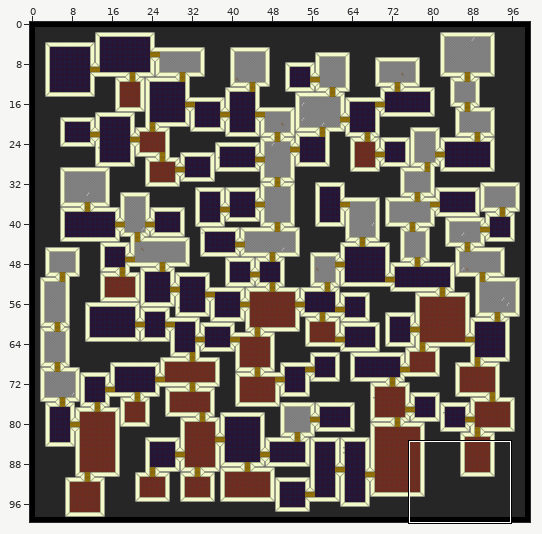
Two states of a Tiled map, desktop/Maps/test.tmx. Above, an overview of the earlier version with the close-up marked.
Close-up. As it was:
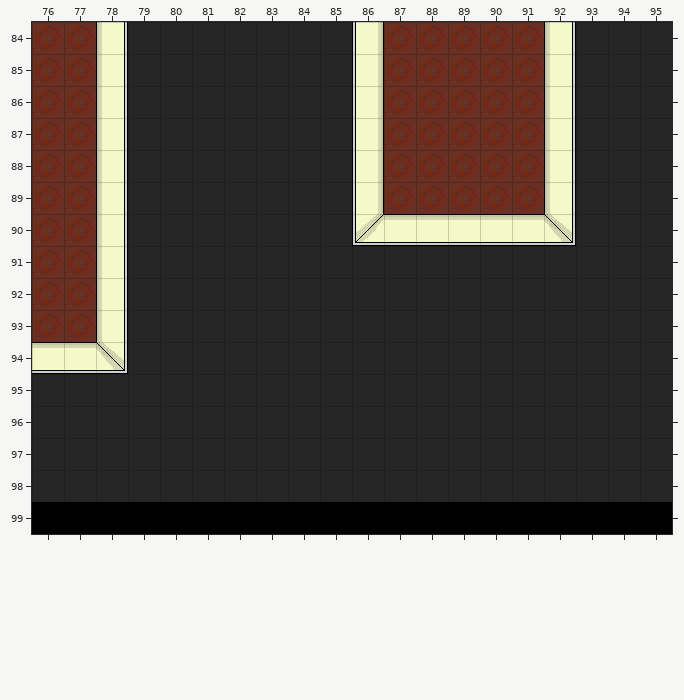
Cells are 32x32 px. Shown: x 76..95, y 84..99. The commit also changed other parts of the map, which this record leaves out.
After the commit:
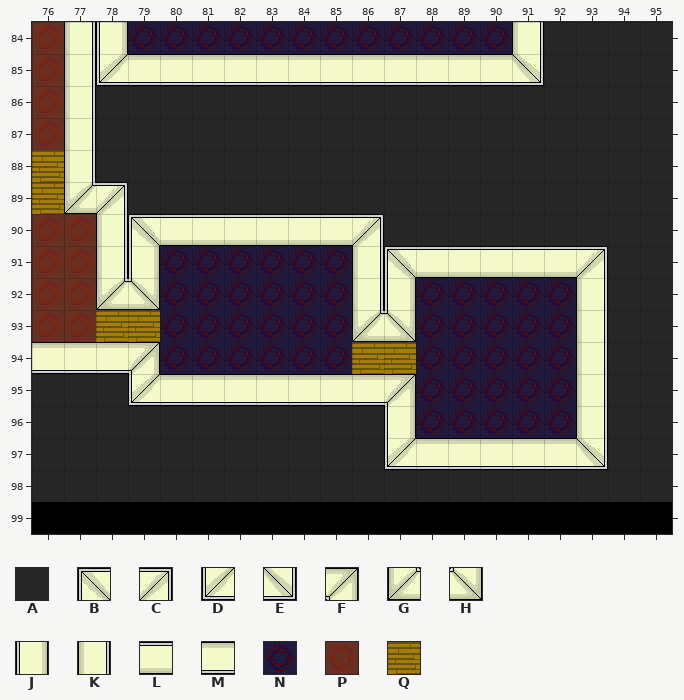
Key: from "Office01": A 0, B 2, C 3, D 4, E 5, F 7, G 8, H 9, J 10, K 20, L 30, M 40, N 60, P 70, Q 99.
_ is an empty cell.
The edit:
{"where": "layer \"tileLayer\""}
{"y":84,"x":77,"old":"PKAAAAAAAJPPPPPK","new":"KJNNNNNNNNNNNNKA"}
{"y":85,"x":77,"old":"PKAAAAAAAJPPPPPK","new":"KDMMMMMMMMMMMMEA"}
{"y":86,"x":77,"old":"PK","new":"KA"}
{"y":86,"x":86,"old":"JPPPPPK","new":"AAAAAAA"}
{"y":87,"x":77,"old":"PK","new":"KA"}
{"y":87,"x":86,"old":"JPPPPPK","new":"AAAAAAA"}
{"y":88,"x":76,"old":"PPK","new":"QKA"}
{"y":88,"x":86,"old":"JPPPPPK","new":"AAAAAAA"}
{"y":89,"x":76,"old":"PPK","new":"QGC"}
{"y":89,"x":86,"old":"JPPPPPK","new":"AAAAAAA"}
{"y":90,"x":79,"old":"AAAAAAADMMMMME","new":"BLLLLLLCAAAAAA"}
{"y":91,"x":79,"old":"AAAAAAAAAAAAAAA","new":"JNNNNNNKBLLLLLC"}
{"y":92,"x":78,"old":"KAAAAAAAAAAAAAAA","new":"GHNNNNNNKJNNNNNK"}
{"y":93,"x":78,"old":"KAAAAAAAAAAAAAAA","new":"QQNNNNNNGHNNNNNK"}
{"y":94,"x":78,"old":"EAAAAAAAAAAAAAAA","new":"MFNNNNNNQQNNNNNK"}
{"y":95,"x":79,"old":"AAAAAAAAAAAAAAA","new":"DMMMMMMMFNNNNNK"}
{"y":96,"x":87,"old":"AAAAAAA","new":"JNNNNNK"}
{"y":97,"x":87,"old":"AAAAAAA","new":"DMMMMME"}
{"label":"changed","picture_box":[32,22,608,470]}
